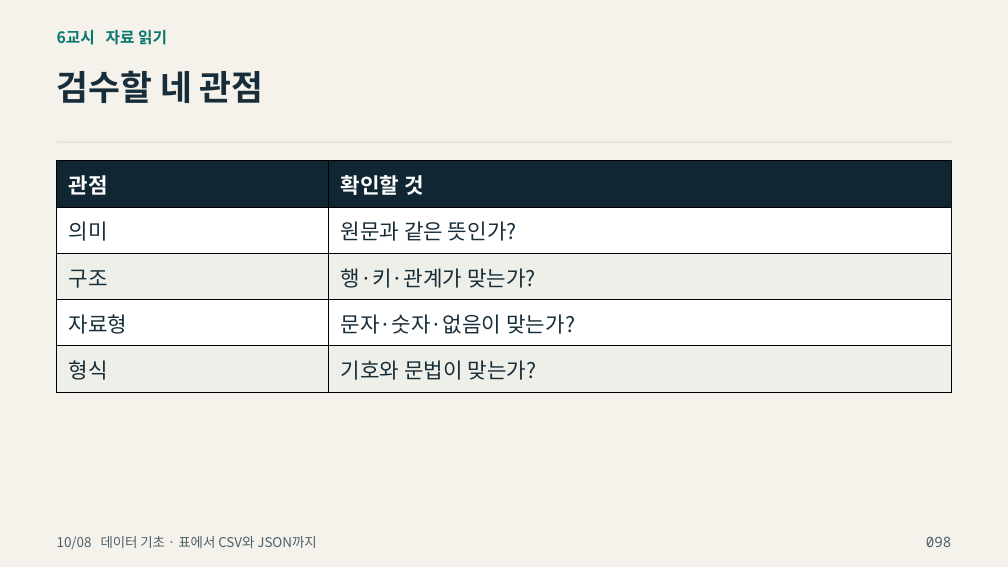
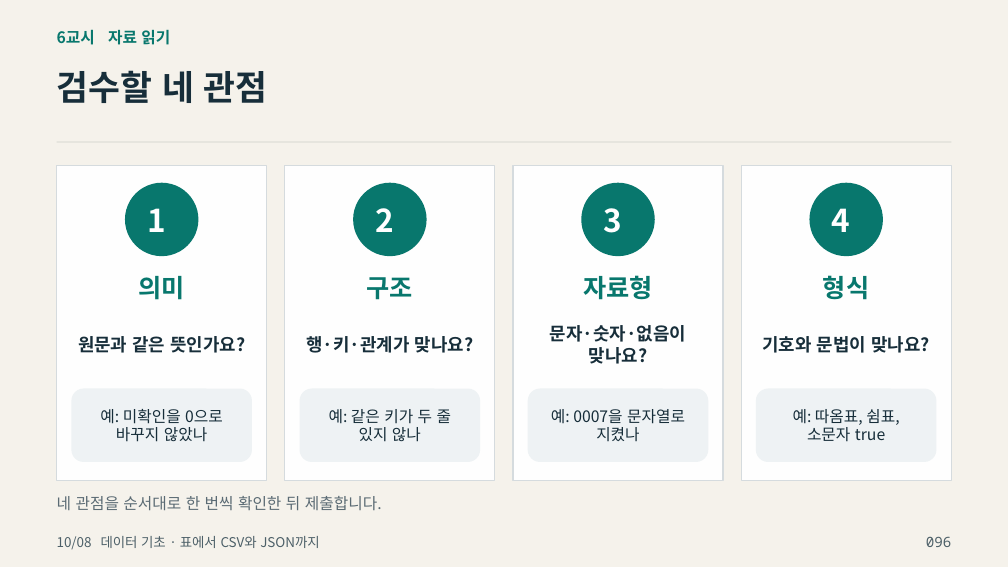
Before and after one commit to zeusk302-png/kdigital-physical-ai, a slide deck: slide 96 of downloads/2026-10-08/readable-slides.pptx (slide 98 before the commit). Drawn at 1008x567 pixels with LibreOffice and Linux fonts; fonts in the diff are those of the drawing; background and template pictures are left out. Boxes give left, top, right and bottom in pixels: in the first picture for what was removed or moved away, otherwise in the second. Text is boxed around its words. In the diff, an @@ line names an element or a change of style, - is before the commit and + after.

```diff
--- a/downloads/2026-10-08/readable-slides.pptx
+++ b/downloads/2026-10-08/readable-slides.pptx
@@ table removed at [57,160,951,384], 5 rows, 2 columns @@
-관점 | 확인할 것
-의미 | 원문과 같은 뜻인가?
-구조 | 행·키·관계가 맞는가?
-자료형 | 문자·숫자·없음이 맞는가?
-형식 | 기호와 문법이 맞는가?
@@ rectangle added at [57,166,267,481], fill #FFFFFF at 96% opacity, outline #D5DBDE 1 pt @@
@@ rectangle added at [285,166,495,481], fill #FFFFFF at 96% opacity, outline #D5DBDE 1 pt @@
@@ rectangle added at [513,166,724,481], fill #FFFFFF at 96% opacity, outline #D5DBDE 1 pt @@
@@ rectangle added at [741,166,951,481], fill #FFFFFF at 96% opacity, outline #D5DBDE 1 pt @@
@@ ellipse added at [125,183,198,256], fill #08776D, 30 pt, text #FFFFFF, bold @@
+1
@@ ellipse added at [353,183,426,256], fill #08776D, 30 pt, text #FFFFFF, bold @@
+2
@@ ellipse added at [582,183,655,256], fill #08776D, 30 pt, text #FFFFFF, bold @@
+3
@@ ellipse added at [810,183,883,256], fill #08776D, 30 pt, text #FFFFFF, bold @@
+4
@@ text added at [138,276,184,300], 24 pt, text #08776D, bold @@
+의미
@@ text added at [367,277,413,300], 24 pt, text #08776D, bold @@
+구조
@@ text added at [583,275,653,300], 24 pt, text #08776D, bold @@
+자료형
@@ text added at [823,275,869,300], 24 pt, text #08776D, bold @@
+형식
@@ text added at [550,325,686,364], 17 pt, text #172E3A, bold @@
+문자·숫자·없음이 맞나요?
@@ text added at [78,336,245,353], 17 pt, text #172E3A, bold @@
+원문과 같은 뜻인가요?
@@ text added at [306,336,474,353], 17 pt, text #172E3A, bold @@
+행·키·관계가 맞나요?
@@ text added at [763,336,930,353], 17 pt, text #172E3A, bold @@
+기호와 문법이 맞나요?
@@ rounded rectangle added at [71,389,252,462], fill #EEF2F4, 15 pt, text #172E3A @@
+예: 미확인을 0으로 바꾸지 않았나
@@ rounded rectangle added at [299,389,480,462], fill #EEF2F4, 15 pt, text #172E3A @@
+예: 같은 키가 두 줄 있지 않나
@@ rounded rectangle added at [528,389,709,462], fill #EEF2F4, 15 pt, text #172E3A @@
+예: 0007을 문자열로 지켰나
@@ rounded rectangle added at [756,389,937,462], fill #EEF2F4, 15 pt, text #172E3A @@
+예: 따옴표, 쉼표, 소문자 true
@@ text added at [57,496,382,510], 15 pt, text #5B6B74 @@
+네 관점을 순서대로 한 번씩 확인한 뒤 제출합니다.
```
Also in this commit, not shown: 83 other slides changed, 33 slides added, 23 slides removed, 11 other files.
